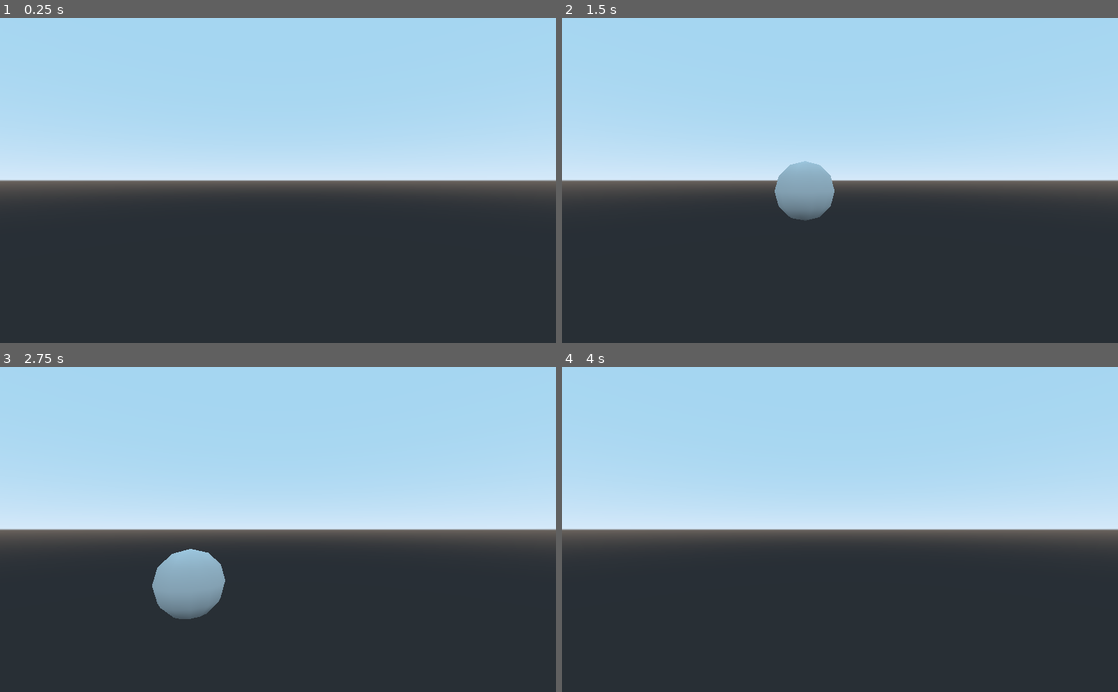
Above: before the commit, frames 1-4 (two rows, left to right).
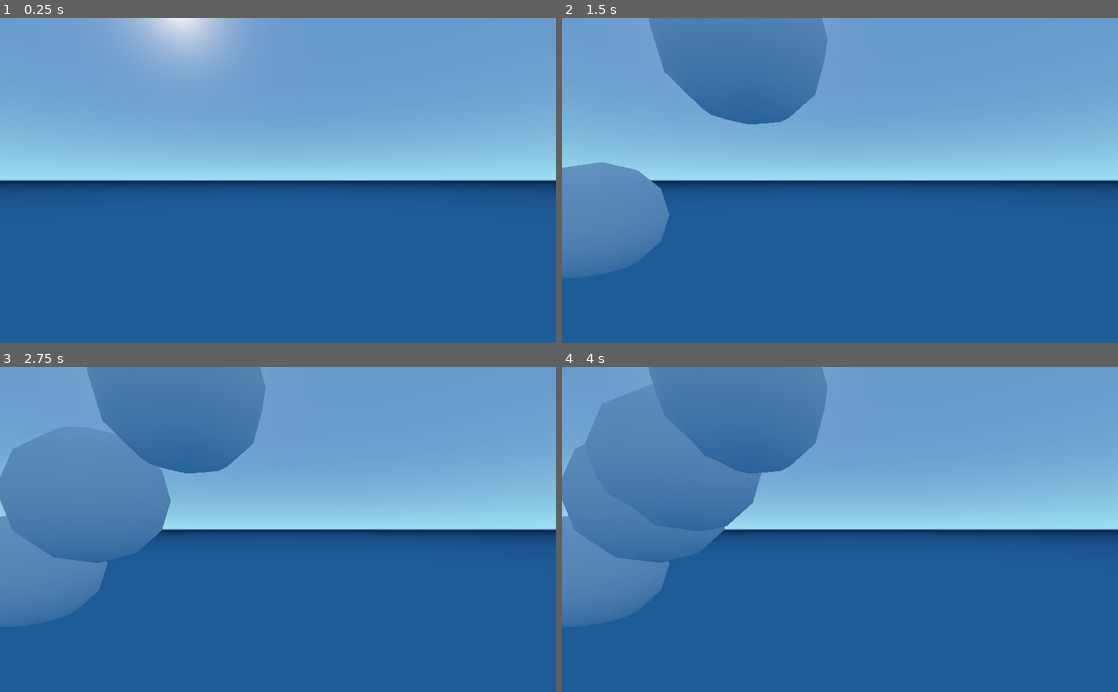
Above: after the commit, the same moments.

Repository: dmgarland/blooming
Game: Godot game, scene res://Main.tscn
Same seed, same stepped clock (60 frames per second), same inputs: the game is played once before the commit and once after it. Sound files missing from this copy of the repository are replaced by a short silence.
Inputs (mouse positions are in pixels of both pictures, inside the frame that each line leads up to):
- Up to frame 1 (0.25 s): no input
- Up to frame 2 (1.5 s): tap Enter at 0.5 s; move the mouse to (962, 164) at 0.52 s; click (962, 164) at 0.67 s; tap Space at 1.25 s; move the mouse to (728, 196) at 1.27 s; click (728, 196) at 1.42 s
- Up to frame 3 (2.75 s): move the mouse to (333, 458) at 2.02 s; click (333, 458) at 2.17 s
- Up to frame 4 (4 s): tap Enter at 2.75 s; move the mouse to (812, 594) at 2.77 s; click (812, 594) at 2.92 s; move the mouse to (1006, 578) at 3.52 s; click (1006, 578) at 3.67 s

The runs differ from the first frame. In frame 1, 99% of the frame differs, in the area x 0-100%, y 0-100%; in frame 2, 100%; in frame 3, 100%; in frame 4, 100%.

Commit message:
Much better

Diff:
--- a/Main.gd
+++ b/Main.gd
@@ -8,7 +8,8 @@
 
 
 func playNote():
-	var pitch = r.randf_range(0.0, 4.0)
+	var pitch = r.randf_range(1.0, 4.0)
+
 	var note = Note.instance()
 	note.r = r
 	note.pitch = pitch
--- a/Main.tscn
+++ b/Main.tscn
@@ -10,4 +10,4 @@
 [node name="World" type="Spatial" parent="."]
 
 [node name="Camera" type="Camera" parent="World"]
-transform = Transform( 0.155797, 0, -0.987789, 0, 1, 0, 0.987789, 0, 0.155797, -5.8829, 1.98552, 4.00097 )
+transform = Transform( 0.919232, 0, -0.393717, 0, 1, 0, 0.393717, 0, 0.919232, 3.59249, 1.98552, 6.80339 )
--- a/default_env.tres
+++ b/default_env.tres
@@ -1,6 +1,10 @@
 [gd_resource type="Environment" load_steps=2 format=2]
 
 [sub_resource type="ProceduralSky" id=1]
+sky_top_color = Color( 0.4, 0.6, 0.8, 1 )
+sky_horizon_color = Color( 0.615686, 0.882353, 0.952941, 1 )
+ground_bottom_color = Color( 0.121569, 0.360784, 0.6, 1 )
+ground_horizon_color = Color( 0.0156863, 0.0784314, 0.270588, 1 )
 
 [resource]
 background_mode = 2
--- a/note.gd
+++ b/note.gd
@@ -6,22 +6,25 @@
 var pitch
 var bus
 var player
+var distance = 0
 
 func _ready():
+	#print("Ready bus count = %s" % AudioServer.bus_count)
 	shape = CSGSphere.new()
 	var material = SpatialMaterial.new()
 	shape.material = material
 	player = AudioStreamPlayer3D.new()
 	AudioServer.lock()
+
 	AudioServer.add_bus()
 	bus = AudioServer.bus_count - 1
 	# Add a new bus just for this note
 	var name = "Bus %s" % bus
-	print(name)
+	#print(name)
 
 	AudioServer.set_bus_name(bus, name)
 	AudioServer.set_bus_send(bus, "Master")
-	AudioServer.add_bus_effect(bus, AudioEffectSpectrumAnalyzer.new(), 0)
+	AudioServer.add_bus_effect(bus, AudioEffectSpectrumAnalyzer.new(), 1)
 
 	# Get the effect we just added
 	spectrum = AudioServer.get_bus_effect_instance(bus, 0)
@@ -41,15 +44,21 @@
 	player.play()
 
 func on_finished():
-	print("Finished %s" % (bus))
-	AudioServer.lock()
-	AudioServer.remove_bus(bus)
-	AudioServer.unlock()
-	queue_free()
+	yield(get_tree().create_timer(r.randf_range(1.0, 3.0)), "timeout")
+	shape.translate(Vector3(-distance, 0, 0))
+	distance = 0
+	player.play()
 
 func _process(_delta):
 	var magnitude = spectrum.get_magnitude_for_frequency_range(20, 20000)
+	var bass = spectrum.get_magnitude_for_frequency_range(20, 1000)
+	var mid = spectrum.get_magnitude_for_frequency_range(1001, 4000)
+	var top = spectrum.get_magnitude_for_frequency_range(4001, 20000)
+
 	if magnitude.x > 0:
 		shape.radius = magnitude.x * 1000 * _delta
-		shape.material.albedo_color = Color(magnitude.y * 100, 0, magnitude.x * 100, 1)
-		shape.translate(Vector3(player.get_playback_position() * _delta / 2, 0, 0))
+		shape.material.albedo_color = Color(bass.x * 100.0, mid.x * 100.0, top.x * 100.0, 0.7)
+		var offset = player.get_playback_position() * _delta / 2
+		distance += offset
+
+		shape.translate(Vector3(offset, 0, 0))
